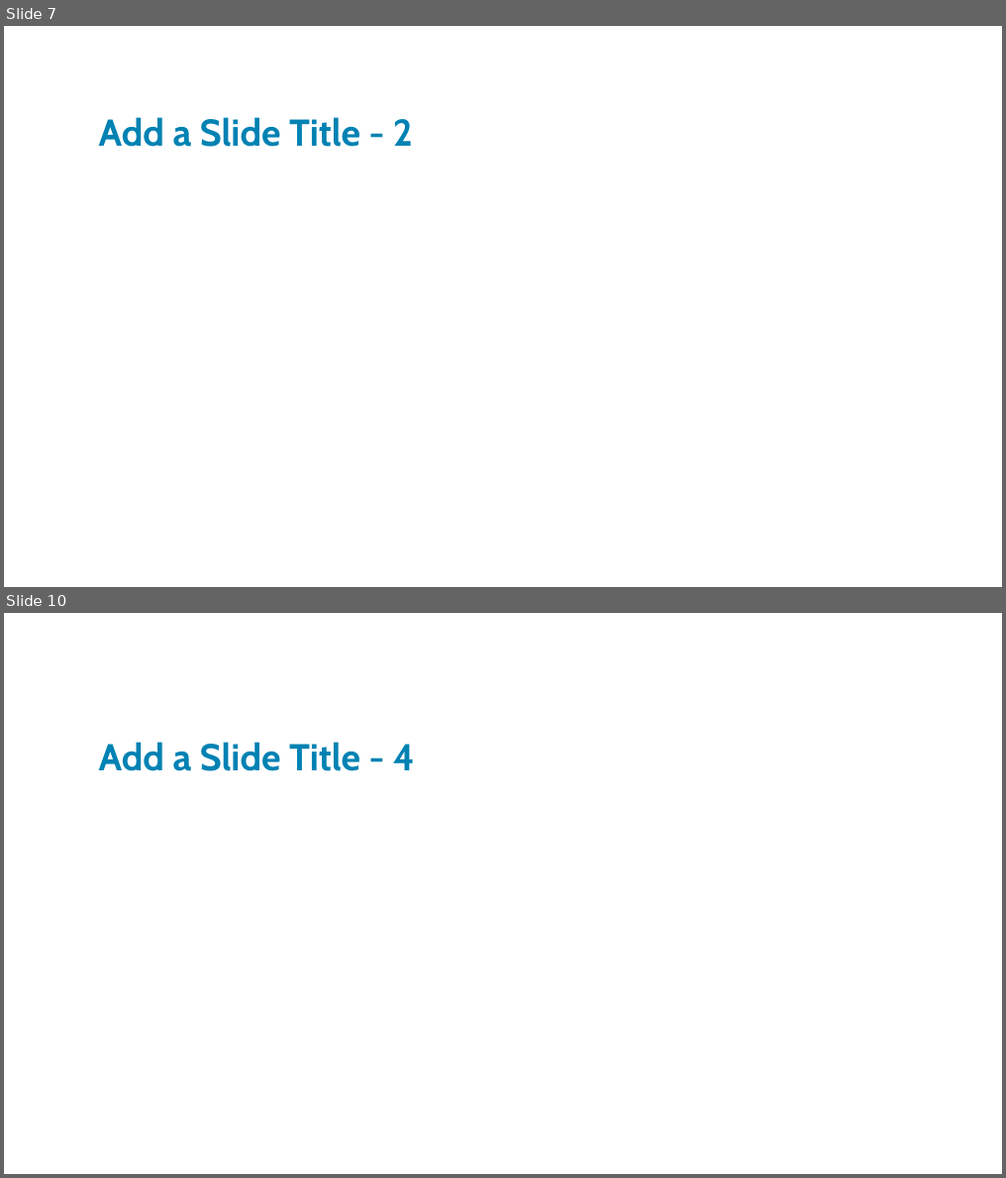
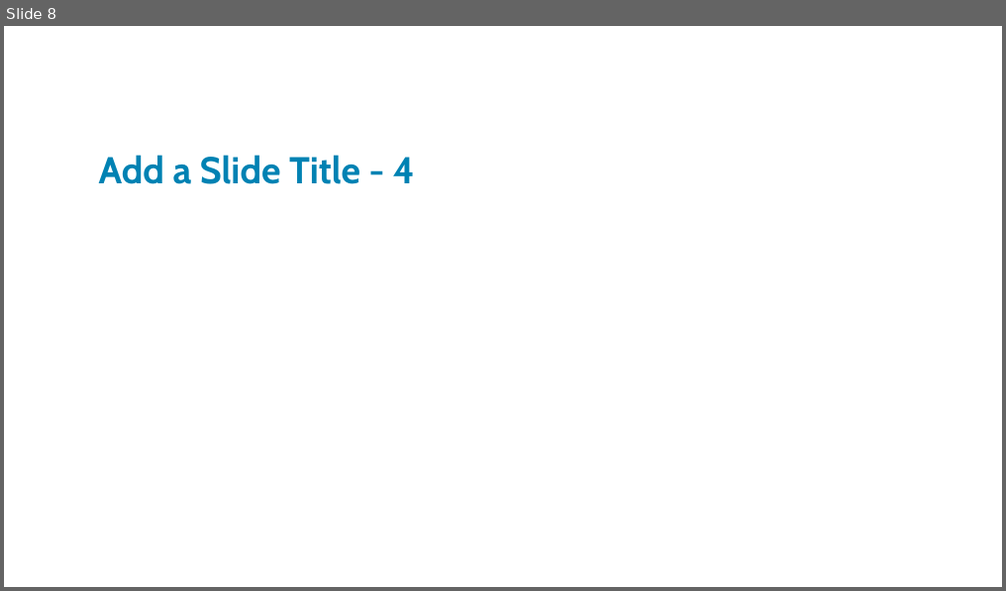
Before and after one commit to JoeyTatu/BusinessAppDev, a slide deck: Hybrid Search Mid-point Presentation.pptx. Shown one above the other, each under a label of ours: slides 7 and 10 before the commit, slide 8 after it; the slides between them are not shown. The pictures are 1006x1178 and 1006x591 pixels, drawn with LibreOffice and Linux fonts; fonts in the diff are those of the drawing; background and template pictures are left out. Boxes give left, top, right and bottom in pixels: in the first picture for what was removed or moved away, otherwise in the second. Text is boxed around its words. In the diff, an @@ line names an element or a change of style, - is before the commit and + after.

```diff
--- a/Hybrid Search Mid-point Presentation.pptx
+++ b/Hybrid Search Mid-point Presentation.pptx
@@ slide 7 removed at bbox=[4, 26, 1002, 587], background picture (left out) @@
@@ title removed at bbox=[99, 117, 413, 147] @@
-Add a Slide Title - 2
@@ what was slide 10 is now slide 8 @@
```
Also in this commit, not shown: 1 slide added, 2 other slides removed.
